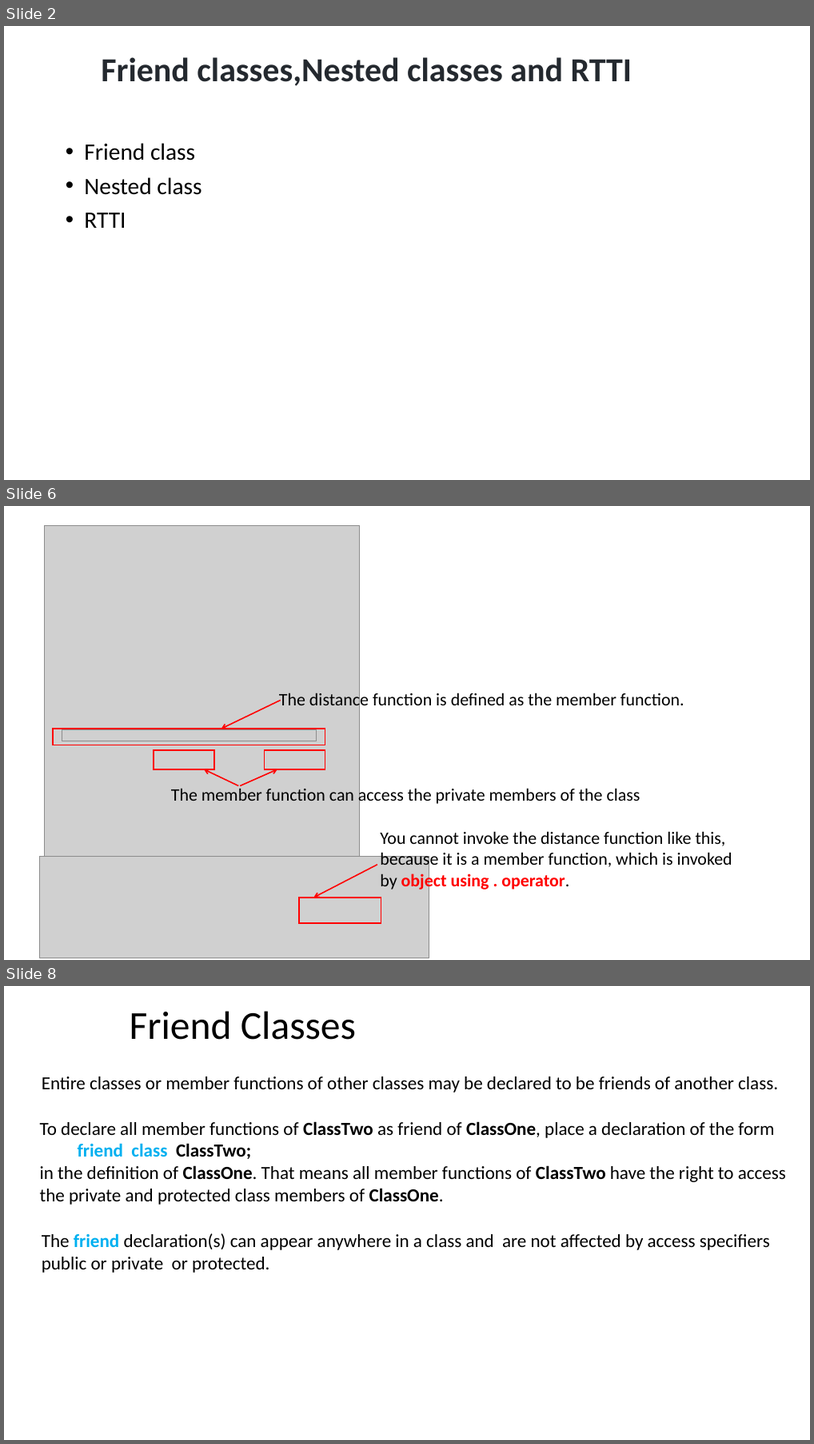
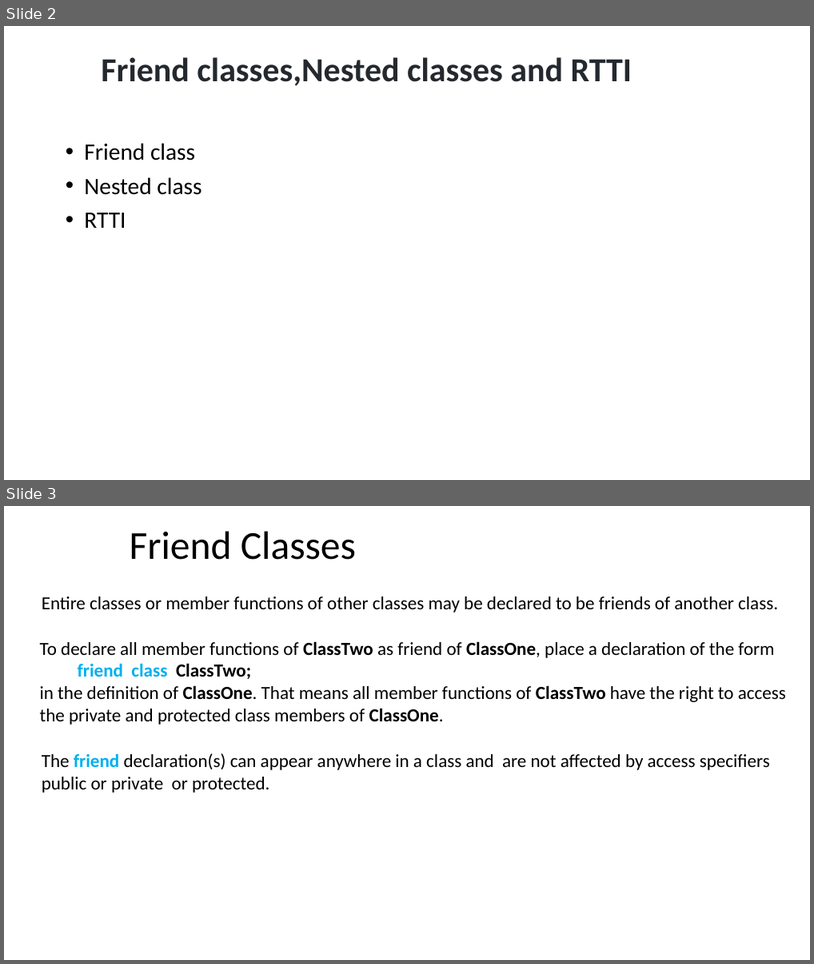
Before and after one commit to ShiqiYu/CPP, a slide deck: week15/Lab15.pptx. Shown one above the other, each under a label of ours: slides 2, 6 and 8 before the commit, slides 2 and 3 after it; the slides between them are not shown. The pictures are 814x1444 and 814x964 pixels, drawn with LibreOffice and Linux fonts; fonts in the diff are those of the drawing; grey boxes stand for pictures; background and template pictures are left out. Boxes give left, top, right and bottom in pixels: in the first picture for what was removed or moved away, otherwise in the second. Text is boxed around its words. In the diff, an @@ line names an element or a change of style, - is before the commit and + after.

```diff
--- a/week15/Lab15.pptx
+++ b/week15/Lab15.pptx
@@ slide 6 removed at (4, 506, 810, 960), background #FFFFFF @@
@@ picture removed at (44, 525, 360, 857) @@
@@ text removed at (279, 690, 685, 710) @@
-The distance function is defined as the member function.
@@ arrow removed from (281, 700) to (221, 728) @@
@@ rectangle removed at (53, 728, 326, 745) @@
@@ picture removed at (62, 729, 316, 740) @@
@@ group removed at (154, 751, 326, 785): 2 rectangles, 2 arrows @@
@@ text removed at (171, 786, 641, 806) @@
-The member function can access the private members of the class
@@ text removed at (380, 831, 733, 891) @@
-You cannot invoke the distance function like this,
-because it is a member function, which is invoked by object using . operator.
@@ picture removed at (40, 856, 429, 957) @@
@@ arrow removed from (378, 864) to (314, 897) @@
@@ rectangle removed at (299, 897, 382, 924) @@
@@ what was slide 8 is now slide 3 @@
```
Also in this commit, not shown: 3 slides changed, 2 slides added, 4 other slides removed, 2 other files.
